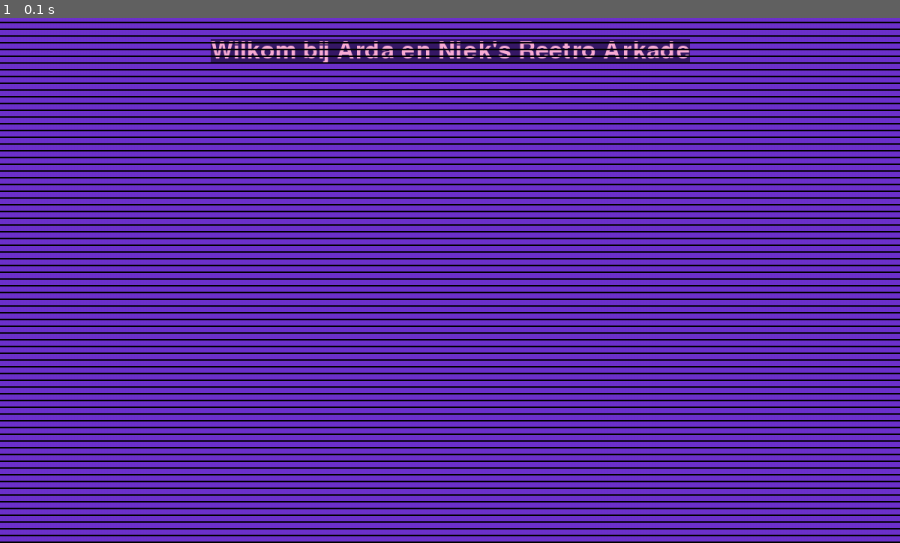
Above: before the commit, frame 1.
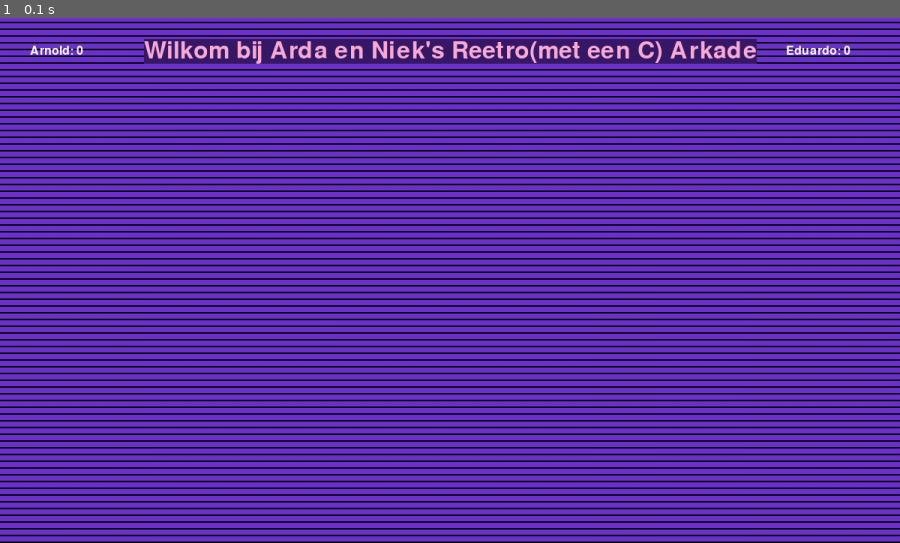
Above: after the commit, the same moment.

Repository: ardaboyroo/InformaticaPyGame
Game: pygame game, started from main.py
Two runs of this game, one before a commit and one after it. Both use one fixed random seed, a clock stepped at 60 frames per second and the inputs below.
Inputs:
- Up to frame 1 (0.1 s): no input

The runs differ from the first frame. In frame 1, 2.4% of the frame differs, in the area x 3-95%, y 4-9%.

Commit message:
Update main.py

Diff:
--- a/main.py
+++ b/main.py
@@ -1,45 +1,61 @@
 import pygame
 import math
 import random
+
 pygame.init()
 
-ScreenWidth = 1200   #De breedte van het scherm in pixels
-ScreenHeight = 700   #De hoogte van het scherm in pixels
+ScreenWidth = 1200  # De breedte van het scherm in pixels
+ScreenHeight = 700  # De hoogte van het scherm in pixels
 
 """ #Dit zijn ongebruikte code, het wordt gebruikt als Refference
 TextCenter = TitleTxt.get_rect(center=(ScreenWidth/2, ScreenHeight/16))
 """
 
 IsRunning = True  # Een boolean voor de while loop
-win = pygame.display.set_mode((ScreenWidth, ScreenHeight))  #Breedte en Hoogte van het scherm in aantal pixels
+win = pygame.display.set_mode((ScreenWidth, ScreenHeight))  # Breedte en Hoogte van het scherm in aantal pixels
 pygame.display.set_caption("Arda en Nieks reetro Arkade")
 
-#De volgende Variables zijn de kleuren van de gekozen ColourScheme
-Black = (0,0,0)
-DarkPurple = (55,25,103)
+# De volgende Variables zijn de kleuren van de gekozen ColourScheme
+Black = (0, 0, 0)
+DarkPurple = (55, 25, 103)
 MainPurple = (110, 50, 205)
-LightPurple = (154,153,235)
-Blue = (58,134,255)
-Pink = (250,172,215)
-White = (255,255,255)
+LightPurple = (154, 153, 235)
+Blue = (58, 134, 255)
+Pink = (250, 172, 215)
+White = (255, 255, 255)
 
-#De volgende Variables zijn de Main Data
+# De volgende Variables zijn de Main Data
 Menu = True
-MainFont = pygame.font.Font("freesansbold.ttf", 32)
-TitleTxt = MainFont.render("Wilkom bij Arda en Niek's Reetro Arkade",True,Pink,DarkPurple)
-
+BigFont = pygame.font.Font("freesansbold.ttf", 32)
+MediumFont = pygame.font.Font("freesansbold.ttf", 24)
+SmallFont = pygame.font.Font("freesansbold.ttf", 16)
+TitleTxt = BigFont.render("Wilkom bij Arda en Niek's Reetro(met een C) Arkade", True, Pink, DarkPurple)
+ScoreArnold = 0
+ScoreEduardo = 0
 
 while IsRunning:
-    pygame.time.delay(33)   #Framerate in 1/milliseconden
+    pygame.time.delay(33)  # Framerate in 1/milliseconden
     for event in pygame.event.get():
         if event.type == pygame.QUIT:
             IsRunning = False
+
+    ScoreArnoldTxt = SmallFont.render("Arnold: "+str(ScoreArnold),True,White)
+    ScoreEduardoTxt = SmallFont.render("Eduardo: "+str(ScoreEduardo),True,White)
+
     if Menu:
         win.fill(MainPurple)
-        win.blit(TitleTxt,TitleTxt.get_rect(center=(ScreenWidth/2,ScreenHeight/16)))
+        for x in range(1, 85):  # Deze for-loop zorgt voor een "Retro Scan Lines" effect
+            pygame.draw.rect(win, Black, (0, (x * 9 - 4), ScreenWidth, 2))
 
-    if Menu:
-        for x in range(1,85):   #Deze for-loop zorgt voor een "Retro Scan Lines" effect
-            pygame.draw.rect(win,Black,(0,(x*9-4),ScreenWidth,2))
+        win.blit(ScoreArnoldTxt,ScoreArnoldTxt.get_rect(center=(ScreenWidth/16,ScreenHeight/16)))
+        win.blit(ScoreEduardoTxt, ScoreEduardoTxt.get_rect(center=(ScreenWidth/1.1 , ScreenHeight / 16)))
+        win.blit(TitleTxt, TitleTxt.get_rect(center=(ScreenWidth / 2, ScreenHeight / 16)))
+
+        if pygame.mouse.get_pressed()[0]:
+            MouseX = pygame.mouse.get_pos()[0]
+            MouseY = pygame.mouse.get_pos()[1]
+            print(MouseX,MouseY)
+
+
     pygame.display.update()
 pygame.quit()
